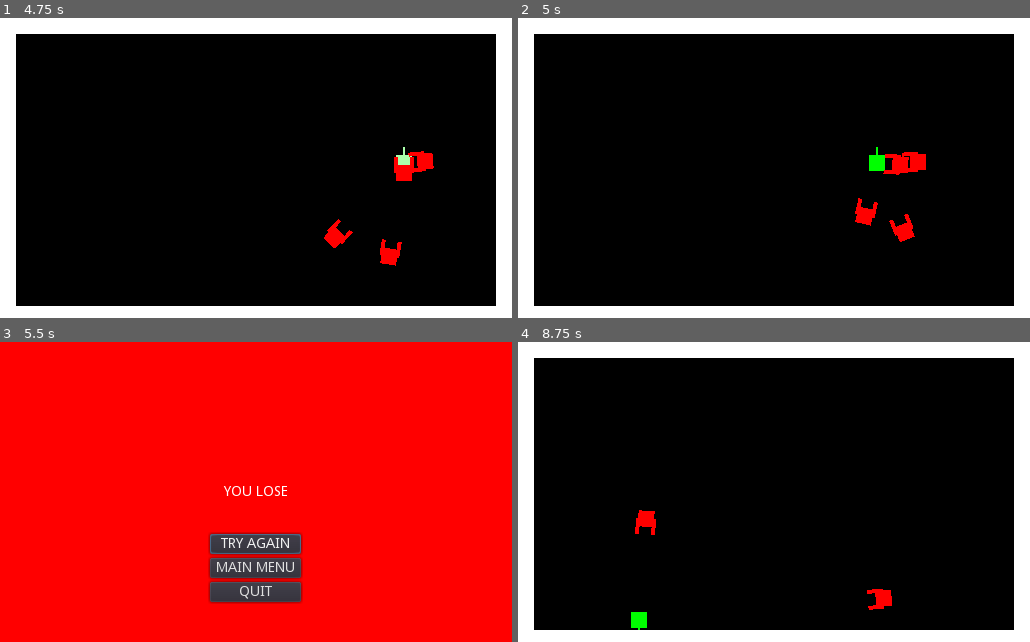
Above: before the commit, frames 1-4 (two rows, left to right).
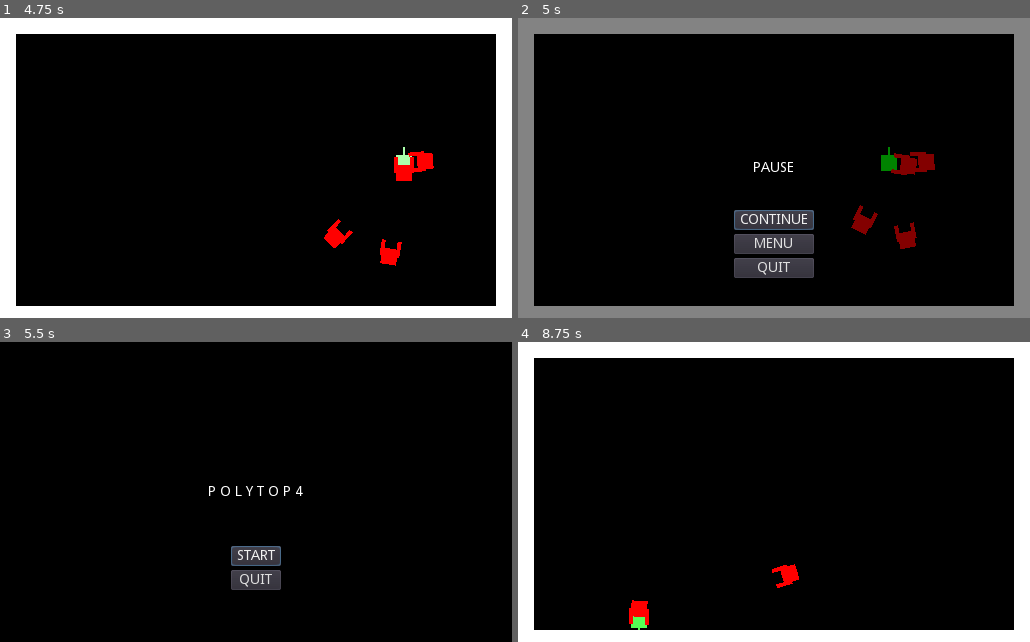
Above: after the commit, the same moments.

Repository: rodriguezric/PolyTop4
Game: Godot game, scene res://Main.tscn
Two runs of this game, one before a commit and one after it. Both use one fixed random seed, a clock stepped at 60 frames per second and the inputs below.
Inputs (mouse positions are in pixels of both pictures, inside the frame that each line leads up to):
- Up to frame 1 (4.75 s): click "START" at 0.5 s; tap Enter at 1.25 s; move the mouse to (368, 153) at 1.27 s; hold D (move_right) 1.28-2.03 s; click (368, 153) at 1.35 s; move the mouse to (153, 183) at 2.02 s; hold S (move_down) 2.03-2.78 s; tap Keypad 2 (look_down) at 2.1 s; move the mouse to (307, 102) at 2.77 s; hold D (move_right) 2.78-3.53 s; hold Keypad 4 (look_left) 2.78-3.53 s; move the mouse to (230, 228) at 3.52 s; hold W (move_up) 3.53-4.28 s; tap Keypad 6 (look_right) at 3.6 s; move the mouse to (409, 213) at 4.27 s; hold A (move_left) from 4.28 s (still down); hold Keypad 8 (look_up) from 4.28 s (still down)
- Up to frame 2 (5 s): keep holding A (move_left); keep holding Keypad 8 (look_up); tap Escape (pause) at 4.9 s
- Up to frame 3 (5.5 s): release A (move_left) at 5 s; release Keypad 8 (look_up) at 5 s; click (256, 567) at 5 s, where only the run after the commit has a clickable "MENU"
- Up to frame 4 (8.75 s): click (774, 567) at 5.75 s, where only the run before the commit has a clickable "MAIN MENU"; click "START" at 6.5 s; tap Space at 7.25 s; move the mouse to (620, 447) at 7.27 s; hold A (move_left) 7.28-8.03 s; click (620, 447) at 7.35 s; move the mouse to (799, 492) at 8.02 s; hold S (move_down) from 8.03 s (still down); hold Keypad 2 (look_down) from 8.03 s (still down)

Frame 1 is identical in both runs. In frame 2, 20% of the frame differs, in the area x 0-100%, y 0-100%; in frame 3, 99%; in frame 4, 1.0%.
Error before the commit: Invalid get index 'position' (on base: 'previously freed instance'). (res://scripts/Behaviors/ChaseBehavior.gd:23)

Commit message:
v1.1.1 - Door animation and bullets ignoring dead baddies.

Diff:
--- a/Level1.tscn
+++ b/Level1.tscn
@@ -89,5 +89,4 @@
 
 [node name="SoundEffects" parent="." instance=ExtResource( 6 )]
 [connection signal="death" from="Player" to="." method="_on_Player_death"]
-[connection signal="pause_game" from="Player" to="." method="_on_Player_pause_game"]
 [connection signal="timeout" from="Timers/SpawnTimer" to="." method="_on_SpawnTimer_timeout"]
--- a/Level2.tscn
+++ b/Level2.tscn
@@ -7,9 +7,6 @@
 [ext_resource path="res://scenes/Goal.tscn" type="PackedScene" id=5]
 [ext_resource path="res://SoundEffects.tscn" type="PackedScene" id=6]
 [ext_resource path="res://scenes/Screens.tscn" type="PackedScene" id=7]
-
-
-
 
 [node name="Level2" type="Node2D"]
 script = ExtResource( 3 )
@@ -94,5 +91,4 @@
 [node name="SoundEffects" parent="." instance=ExtResource( 6 )]
 [connection signal="death" from="Player" to="." method="_on_Player_death"]
 [connection signal="pause_game" from="Player" to="." method="_on_Player_pause_game"]
-[connection signal="try_again" from="UI/Screens" to="." method="_on_Screens_try_again"]
 [connection signal="timeout" from="Timers/SpawnTimer" to="." method="_on_SpawnTimer_timeout"]
--- a/Level3.tscn
+++ b/Level3.tscn
@@ -10,6 +10,7 @@
 
 [node name="Level3" type="Node2D"]
 script = ExtResource( 3 )
+number_of_enemies = 25
 
 [node name="Player" parent="." instance=ExtResource( 1 )]
 position = Vector2( 256, 152 )
--- a/scenes/Goal.tscn
+++ b/scenes/Goal.tscn
@@ -1,13 +1,40 @@
-[gd_scene load_steps=2 format=2]
+[gd_scene load_steps=4 format=2]
+
+[ext_resource path="res://scripts/Goal.gd" type="Script" id=1]
 
 [sub_resource type="RectangleShape2D" id=1]
-extents = Vector2( 8, 8 )
+extents = Vector2( 8, 16 )
+
+[sub_resource type="Animation" id=2]
+resource_name = "open"
+length = 0.5
+tracks/0/type = "value"
+tracks/0/path = NodePath("Node2D:scale")
+tracks/0/interp = 1
+tracks/0/loop_wrap = true
+tracks/0/imported = false
+tracks/0/enabled = true
+tracks/0/keys = {
+"times": PoolRealArray( 0, 0.5 ),
+"transitions": PoolRealArray( 1, 1 ),
+"update": 0,
+"values": [ Vector2( 1, 1e-05 ), Vector2( 1, 2 ) ]
+}
 
 [node name="Goal" type="Area2D"]
+script = ExtResource( 1 )
 
-[node name="Polygon2D" type="Polygon2D" parent="."]
+[node name="CollisionShape2D" type="CollisionShape2D" parent="."]
+position = Vector2( 0, -16 )
+shape = SubResource( 1 )
+
+[node name="AnimationPlayer" type="AnimationPlayer" parent="."]
+anims/open = SubResource( 2 )
+
+[node name="Node2D" type="Node2D" parent="."]
+scale = Vector2( 1, 2 )
+
+[node name="Polygon2D" type="Polygon2D" parent="Node2D"]
+position = Vector2( 0, -8 )
 color = Color( 0, 0, 1, 1 )
 polygon = PoolVector2Array( -8, -8, -8, 8, 8, 8, 8, -8 )
-
-[node name="CollisionShape2D" type="CollisionShape2D" parent="."]
-shape = SubResource( 1 )
--- a/scripts/Bullet.gd
+++ b/scripts/Bullet.gd
@@ -22,6 +22,8 @@
 
 func _on_Bullet_area_entered(area: Area2D) -> void:
 	if area is Enemy:
+		if area.dead:
+			return
 		emit_signal("hit_enemy", area, damage)
 
 	destroy()
--- /dev/null
+++ b/scripts/Goal.gd
@@ -0,0 +1,6 @@
+extends Area2D
+
+onready var animation_player = $AnimationPlayer
+
+func open_door() -> void:
+	animation_player.play("open")
--- a/scripts/Level.gd
+++ b/scripts/Level.gd
@@ -23,6 +23,7 @@
 
 func _ready() -> void:
 	spawners = [spawn1, spawn2, spawn3, spawn4]
+	player.connect("pause_game", self, "_on_Player_pause_game")
 
 
 func _on_Bullet_hit_enemy(enemy: Enemy, damage: int) -> void:
@@ -82,11 +83,12 @@
 func show_goal() -> void:
 	goal.connect("body_entered", self, "_on_Goal_body_entered")
 	goal.visible = true
+	goal.open_door()
 
 
 func goto_next_level() -> void:
 	if next_level == "WIN":
-		print("YOU WIN")
+		screens.show_win_screen()
 	else:
 		get_tree().change_scene("res://" + next_level + ".tscn")
 
--- a/scripts/Player.gd
+++ b/scripts/Player.gd
@@ -77,6 +77,7 @@
 
 	move_and_collide(motion)
 	_handle_look()
+	_handle_pause()
 
 
 func can_shoot():
--- a/scripts/Screens.gd
+++ b/scripts/Screens.gd
@@ -39,6 +39,7 @@
 
 
 func _on_MenuButton_pressed() -> void:
+	get_tree().paused = false
 	get_tree().change_scene("res://Main.tscn")
 
 
